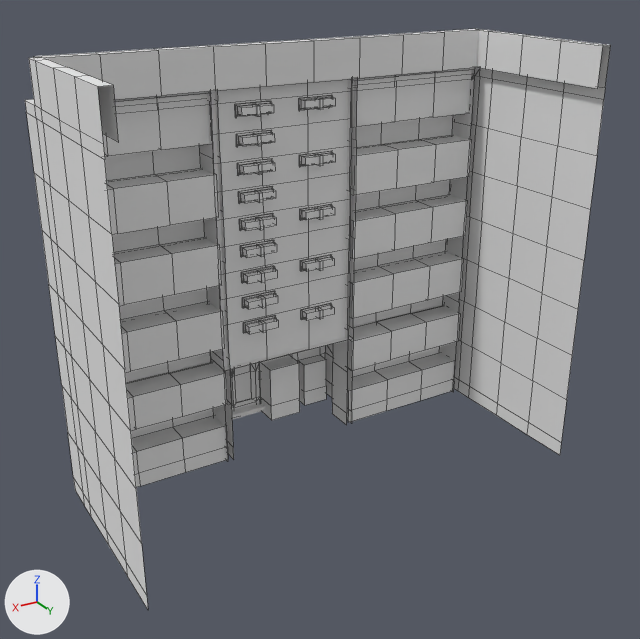
What one commit did to the FBX model Assets/BZ_ENV/Models/bz_buildings/bz_panel_01_collection.fbx.
Before and after are seen from a camera (50 mm lens) standing at (16.2, 34.5, 19.4) and looking at (-0.2, 7.2, 5.8). The axes (+X, +Y, +Z) are drawn at lower left. The lights are the same throughout. Mesh edges are drawn as thin lines on the coarser meshes. Where no turn or scale is listed for an object, it has been applied to the vertices.

Objects in the first picture: 'bz_panel_01'.
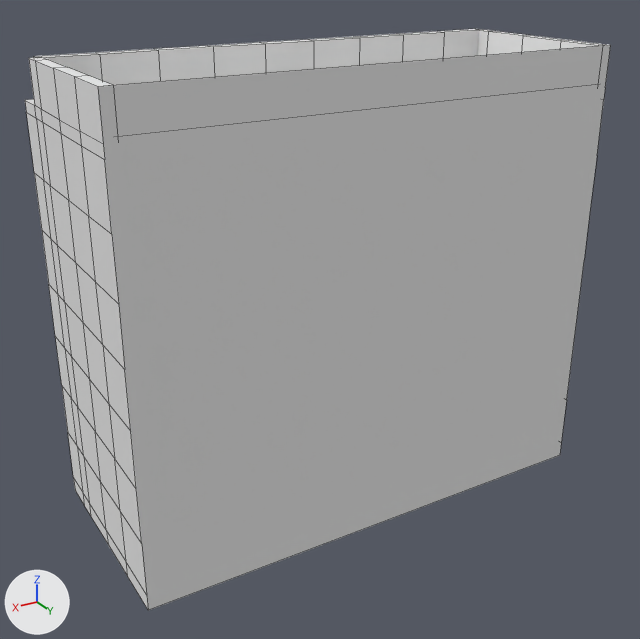
Where the change shows, as pixel boxes (x1, y1, x2, y2) in the pictures (640 x 639 px):
'bz_panel_01', reshaped: before (25, 29, 611, 609); after (25, 29, 611, 610)
part 1 of me_plane_012, added: after (98, 45, 611, 610)

What the commit changed:
me_plane_012 is used by ob_bz_panel_01; location (0.0, 3.0, 0.0).
me_plane_012 had 1323 vertices, 995 faces and spanned x -9.2..9.2, y -1.1..9.0, z -0.7..16.0.
me_plane_012 now has 1327 vertices, 997 faces and spans x -9.2..9.2, y -1.1..9.0, z -0.7..16.0.
Part 1, on me_plane_012:
4 vertices are added at (-8.9, 2.3, 14.7), (-8.9, 9.0, 14.7), (8.9, 2.3, 14.7), (8.9, 9.0, 14.7).
2 new faces join them, mat_bl_general_01 (white #e7e7e7).
